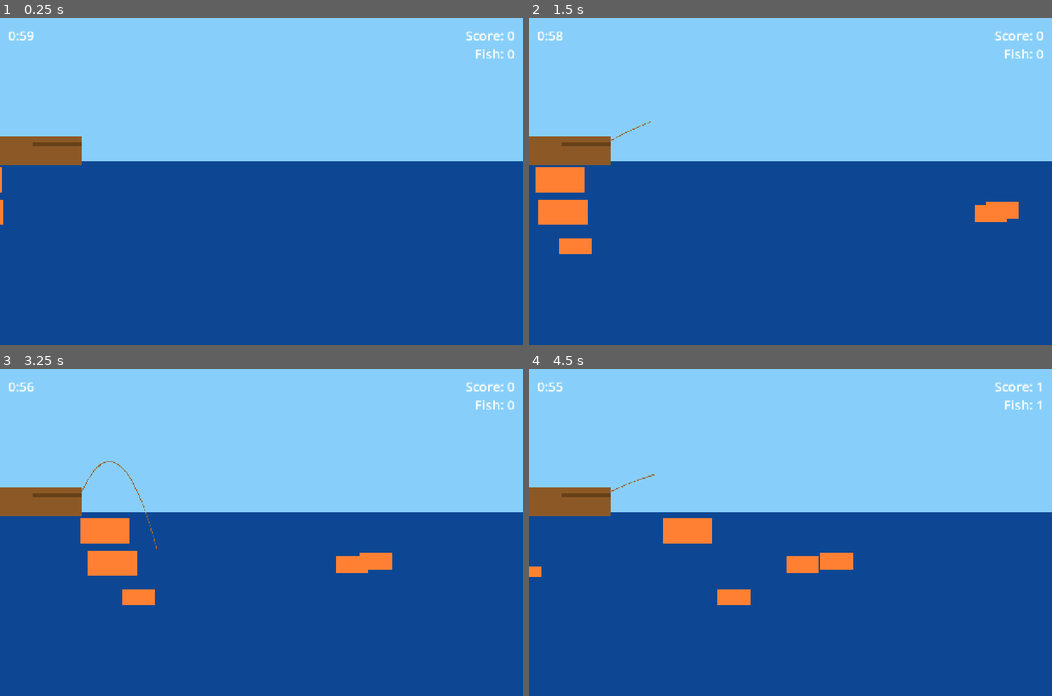
Above: before the commit, frames 1-4 (two rows, left to right).
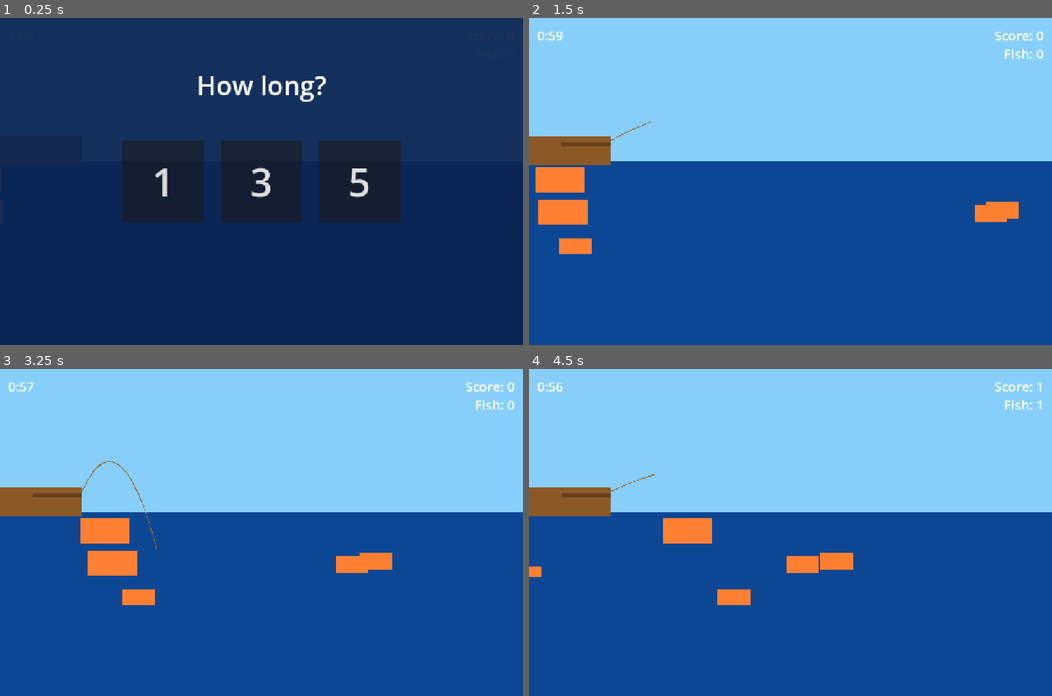
Above: after the commit, the same moments.

Repository: abroederdorf/Carters-Games
Game: Godot game, scene res://scenes/Game.tscn
Two runs of this game, one before a commit and one after it. Both use one fixed random seed, a clock stepped at 60 frames per second and the inputs below.
Inputs (mouse positions are in pixels of both pictures, inside the frame that each line leads up to):
- Up to frame 1 (0.25 s): no input
- Up to frame 2 (1.5 s): click (691, 181) at 0.5 s, where only the run after the commit has a clickable "1"; move the mouse to (905, 165) at 1.27 s; click (905, 165) at 1.42 s
- Up to frame 3 (3.25 s): move the mouse to (156, 548) at 2.02 s; click (156, 548) at 2.17 s; move the mouse to (313, 460) at 2.77 s; click (313, 460) at 2.92 s
- Up to frame 4 (4.5 s): move the mouse to (764, 597) at 3.52 s; click (764, 597) at 3.67 s; move the mouse to (947, 581) at 4.27 s; click (947, 581) at 4.42 s

The runs differ from the first frame. In frame 1, 100% of the frame differs, in the area x 0-100%, y 0-100%; in frame 2, less than 0.1%; in frame 3, less than 0.1%; in frame 4, less than 0.1%.

Commit message:
Add timer selection screen (1/3/5 min) before game start
Replaces hardcoded 60s timer with a full-screen overlay showing three
large tap buttons so the player picks the game duration before fishing begins.

Co-Authored-By: Claude Sonnet 4.6 <noreply@anthropic.com>

Diff:
--- a/scenes/UI.tscn
+++ b/scenes/UI.tscn
@@ -77,3 +77,62 @@
 offset_bottom = 110.0
 text = "Play Again"
 theme_override_font_sizes/font_size = 28
+
+[node name="TimerSelectScreen" type="Control" parent="."]
+layout_mode = 3
+anchors_preset = 15
+anchor_right = 1.0
+anchor_bottom = 1.0
+grow_horizontal = 2
+grow_vertical = 2
+
+[node name="Background" type="ColorRect" parent="TimerSelectScreen"]
+layout_mode = 3
+anchors_preset = 15
+anchor_right = 1.0
+anchor_bottom = 1.0
+grow_horizontal = 2
+grow_vertical = 2
+color = Color(0.04, 0.14, 0.32, 0.93)
+
+[node name="TitleLabel" type="Label" parent="TimerSelectScreen"]
+layout_mode = 3
+anchor_left = 0.5
+anchor_top = 0.0
+anchor_right = 0.5
+anchor_bottom = 0.0
+offset_left = -300.0
+offset_top = 120.0
+offset_right = 300.0
+offset_bottom = 210.0
+horizontal_alignment = 1
+text = "How long?"
+theme_override_font_sizes/font_size = 64
+
+[node name="ButtonContainer" type="HBoxContainer" parent="TimerSelectScreen"]
+layout_mode = 3
+anchor_left = 0.5
+anchor_top = 0.5
+anchor_right = 0.5
+anchor_bottom = 0.5
+offset_left = -340.0
+offset_top = -100.0
+offset_right = 340.0
+offset_bottom = 100.0
+alignment = 1
+theme_override_constants/separation = 40
+
+[node name="Btn1Min" type="Button" parent="TimerSelectScreen/ButtonContainer"]
+custom_minimum_size = Vector2(200, 200)
+text = "1"
+theme_override_font_sizes/font_size = 96
+
+[node name="Btn3Min" type="Button" parent="TimerSelectScreen/ButtonContainer"]
+custom_minimum_size = Vector2(200, 200)
+text = "3"
+theme_override_font_sizes/font_size = 96
+
+[node name="Btn5Min" type="Button" parent="TimerSelectScreen/ButtonContainer"]
+custom_minimum_size = Vector2(200, 200)
+text = "5"
+theme_override_font_sizes/font_size = 96
--- a/scripts/game.gd
+++ b/scripts/game.gd
@@ -22,15 +22,15 @@
 func _ready() -> void:
 	hook.area_entered.connect(_on_hook_area_entered)
 	ui.time_up.connect(_on_time_up)
+	ui.timer_selected.connect(_start_game)
 	_spawn_fish()
-	_start_game()
 
-func _start_game() -> void:
+func _start_game(duration: float) -> void:
 	game_active = true
 	score = 0
 	fish_caught = 0
 	ui.update_score(score, fish_caught)
-	ui.start_timer(60.0)
+	ui.start_timer(duration)
 
 func _input(event: InputEvent) -> void:
 	if not game_active:
--- a/scripts/ui.gd
+++ b/scripts/ui.gd
@@ -1,18 +1,27 @@
 extends CanvasLayer
 
 signal time_up
+signal timer_selected(duration: float)
 
 @onready var score_label: Label = $ScoreLabel
 @onready var fish_label: Label = $FishLabel
 @onready var timer_label: Label = $TimerLabel
 @onready var end_screen: Control = $EndScreen
 @onready var final_score_label: Label = $EndScreen/FinalScoreLabel
+@onready var timer_select_screen: Control = $TimerSelectScreen
 
 var countdown: float = 0.0
 var timer_running: bool = false
 
 func _ready() -> void:
 	$EndScreen/PlayAgainButton.pressed.connect(_on_play_again_pressed)
+	$TimerSelectScreen/ButtonContainer/Btn1Min.pressed.connect(func(): _on_timer_selected(60.0))
+	$TimerSelectScreen/ButtonContainer/Btn3Min.pressed.connect(func(): _on_timer_selected(180.0))
+	$TimerSelectScreen/ButtonContainer/Btn5Min.pressed.connect(func(): _on_timer_selected(300.0))
+
+func _on_timer_selected(duration: float) -> void:
+	timer_select_screen.visible = false
+	timer_selected.emit(duration)
 
 func update_score(score: int, fish: int) -> void:
 	score_label.text = "Score: %d" % score
